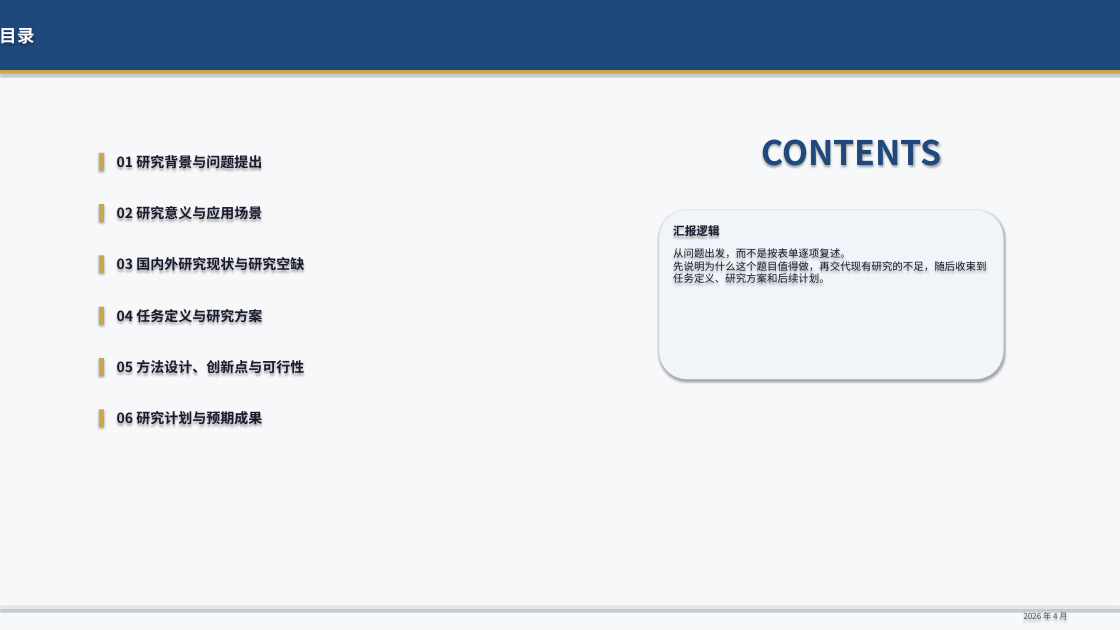
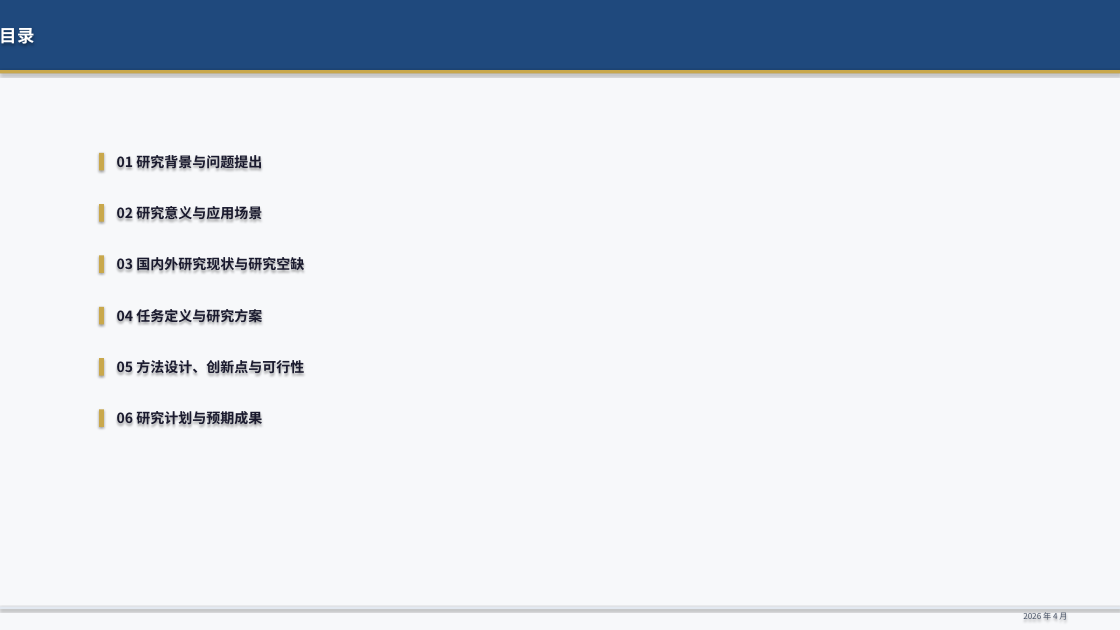
Before and after one commit to genanalucy/glyphcomposer, a slide deck: slide 2 of docs/thesis/ppt/proposal-defense-classic-clean.pptx. Drawn at 1120x630 pixels with LibreOffice and Linux fonts; fonts in the diff are those of the drawing. Boxes give left, top, right and bottom in pixels: in the first picture for what was removed or moved away, otherwise in the second. Text is boxed around its words. In the diff, an @@ line names an element or a change of style, - is before the commit and + after.

```diff
--- a/docs/thesis/ppt/proposal-defense-classic-clean.pptx
+++ b/docs/thesis/ppt/proposal-defense-classic-clean.pptx
@@ text removed at bbox=[761, 139, 942, 168] @@
-CONTENTS
@@ rounded rectangle removed at bbox=[659, 210, 1004, 379] @@
@@ text removed at bbox=[673, 223, 720, 239] @@
-汇报逻辑
@@ text removed at bbox=[673, 248, 986, 283] @@
-从问题出发，而不是按表单逐项复述。
-先说明为什么这个题目值得做，再交代现有研究的不足，随后收束到任务定义、研究方案和后续计划。
```
Also in this commit, not shown: 9 other slides changed.
